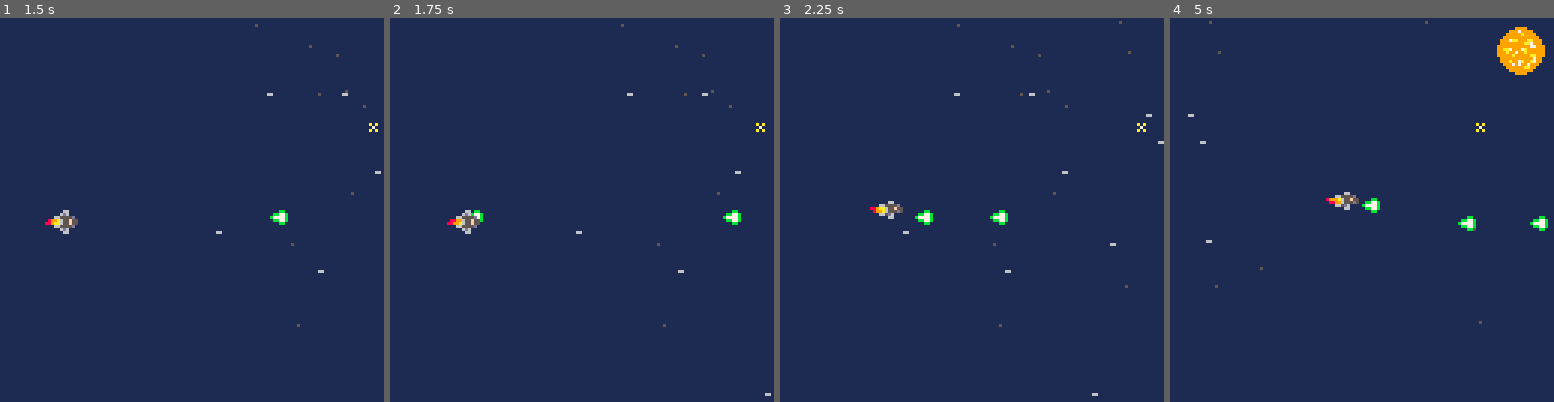
Above: before the commit, frames 1-4 (left to right).
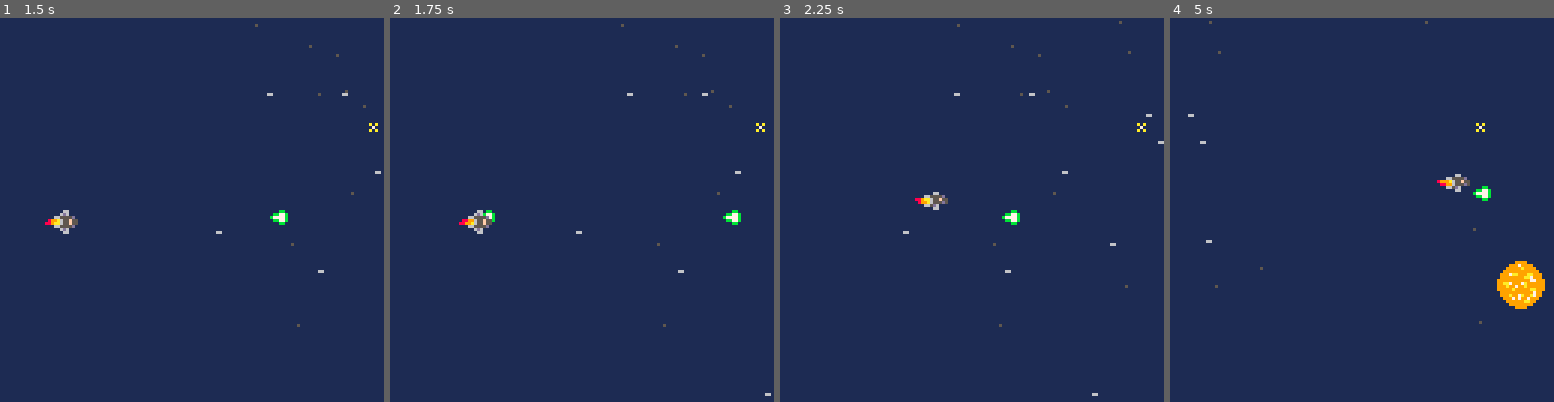
Above: after the commit, the same moments.

Repository: Loquicom/pico-8
Game: PICO-8 cartridge games/sp8ce-em-up.p8
Same seed, same stepped clock (60 frames per second), same inputs: the game is played once before the commit and once after it.
Inputs:
- Up to frame 1 (1.5 s): tap O (Z key) at 0.7 s
- Up to frame 2 (1.75 s): hold Right from 1.6 s (still down); tap O (Z key) at 1.7 s
- Up to frame 3 (2.25 s): release Right at 2.1 s; tap O (Z key) at 2.1 s; hold Up from 2.15 s (still down)
- Up to frame 4 (5 s): release Up at 2.42 s; hold Right 2.47-3.03 s; tap O (Z key) every 0.4 s from 2.5 to 4.9 s; hold Left 3.08-3.58 s; hold Down 3.63-3.97 s; hold Right 4.02-4.68 s; hold Up from 4.73 s (still down)

Frame 1 is identical in both runs. In frame 2, 0.5% of the frame differs, in the area x 14-28%, y 50-57%; in frame 3, 0.8%; in frame 4, 3.2%, in the area x 40-99%, y 2-76%.

Commit message:
Sp8ce-em-up v7

Diff:
--- a/games/sp8ce-em-up.p8
+++ b/games/sp8ce-em-up.p8
@@ -34,6 +34,7 @@
 	player.speed = 2
 	player.thruster = animate({16,17,18,19,32,33,34,35}, 8, player.x-6, player.y)
 	player.bullets = {}
+	player.timers = {bullet=timer(15, false, nil)}
 end
 
 function update_player()
@@ -60,7 +61,7 @@
 		thrusterOffset = 1
 	end
 	-- Adapt diagonal speed
-	if (x != 0 & y != 0) then
+	if (x != 0 and y != 0) then
 		x /= 2
 		y /= 2
 	end
@@ -77,8 +78,9 @@
 end
 
 function update_bullets()
-	if (btnp(4)) then
+	if (btn(4) and timer_is_end(player.timers.bullet)) then
 		add(player.bullets, {x=player.x,y=player.y,speed=3,sprite=49})
+		timer_restart(player.timers.bullet)
 	end
 	for bullet in all(player.bullets) do
 		bullet.x += bullet.speed
@@ -122,7 +124,7 @@
 		if (type == 4) planet.sprite = 46
 		planet.visible = true
 		planet.x = 200
-		planet.y = flr(rnd(127))
+		planet.y = flr(rnd(111))
 	end
 	if (planet.visible) then
 		if (planet.x < -100) planet.visible = false
@@ -175,15 +177,28 @@
 end
 
 -->8
--- utils
+-- time utils
 
 function init_timer()
 	time = 0
+	timers = {}
 	animations = {}
 end
 
 function update_timer()
 	time = (time + 1) % 30
+	-- Execute timer
+	for timer in all(timers) do
+		timer.time += 1
+		if (timer.time >= timer.duration) then
+			if (timer.callback != nil) timer.callback()
+			if (timer.loop) then
+				timer.time = 0
+			else
+				del(timers, timer)
+			end
+		end
+	end
 	-- Manage animation
 	for animation in all(animations) do
 		if (animation.time >= animation.duration * animation.index) then
@@ -208,6 +223,25 @@
 	local animation = {sprites=sprites,duration=duration,index=1,time=0,x=x,y=y}
 	add(animations, animation)
 	return animation
+end
+
+function timer(duration, loop, callback)
+	local timer = {time=0,duration=duration,loop=loop,callback=callback}
+	add(timers, timer)
+	return timer
+end
+
+function timer_is_end(timer)
+	return (timer.time >= timer.duration)
+end
+
+function timer_restart(timer)
+	timer.time = 0
+	add(timers, timer)
+end
+
+function timer_stop(timer)
+	del(timers, timer)
 end
 
 __gfx__
@@ -236,10 +270,10 @@
 0000000000000000000000000000000000000000000000000000000000000000000000000000000077777767777677778888888880008888222d2222d22eee22
 000000000000000000000000000000000000000000000000000000000000000000000000000000007777777767777677888888888808888822dd222dd2eee222
 0bbbb000000bb000000bb00000bbb000000000000000000000000000000000000000000000000000777767777777777788888888888888882dd222d22eee2dd2
-b7777b000bb77b0000b7b0000b777b00000000000000000000000000000000000000000000000000777777777767777788888888888888882dd22222eee2dd22
-0bbbb000b7777b000b7b000000b77b00000000000000000000000000000000000000000000000000076777777777677008888888888888800222222eee2dd220
-000000000bb77b00b7b000000b7b7b0000000000000000000000000000000000000000000000000007777677677777700888888888888880022222eee2222220
-00000000000bb000bb000000b7b0b000000000000000000000000000000000000000000000000000007777777777770000888888888888000e22eeee22222200
+b7777b000bb77b0000b7b0000bb77b00000000000000000000000000000000000000000000000000777777777767777788888888888888882dd22222eee2dd22
+0bbbb000b7777b000b7b00000b777b00000000000000000000000000000000000000000000000000076777777777677008888888888888800222222eee2dd220
+000000000bb77b00b7b000000b77bb0000000000000000000000000000000000000000000000000007777677677777700888888888888880022222eee2222220
+00000000000bb000bb000000b7bbb000000000000000000000000000000000000000000000000000007777777777770000888888888888000e22eeee22222200
 0000000000000000000000000b000000000000000000000000000000000000000000000000000000000777767767700000088888888880000eeeeeedd2222000
 000000000000000000000000000000000000000000000000000000000000000000000000000000000000777777770000000088888888000000eee2dd22220000
 00000000000000000000000000000000000000000000000000000000000000000000000000000000000000777700000000000088880000000000002222000000
